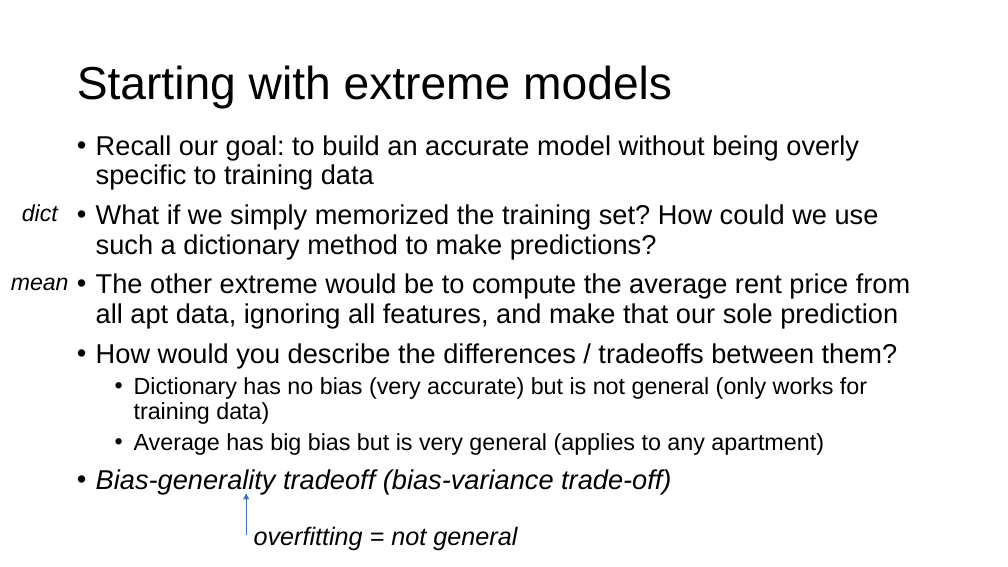
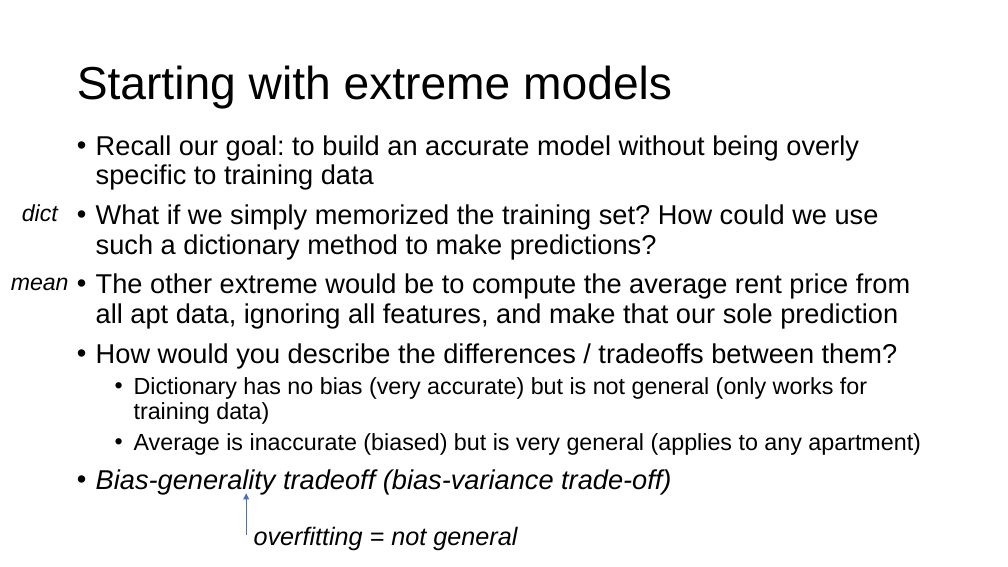
Before and after one commit to parrt/msds621, a slide deck: slide 6 of lectures/nonparametric-models.pptx. Drawn at 1008x567 pixels with LibreOffice and Linux fonts; fonts in the diff are those of the drawing; background and template pictures are left out. Boxes give left, top, right and bottom in pixels: in the first picture for what was removed or moved away, otherwise in the second. Text is boxed around its words. In the diff, an @@ line names an element or a change of style, - is before the commit and + after.

```diff
--- a/lectures/nonparametric-models.pptx
+++ b/lectures/nonparametric-models.pptx
@@ text at (134, 433, 921, 455): text changed @@
-  • Average has big bias but is very general (applies to any apartment)
+  • Average is inaccurate (biased) but is very general (applies to any apartment)
```
Also in this commit, not shown: 1 other slide changed, 1 other file.
